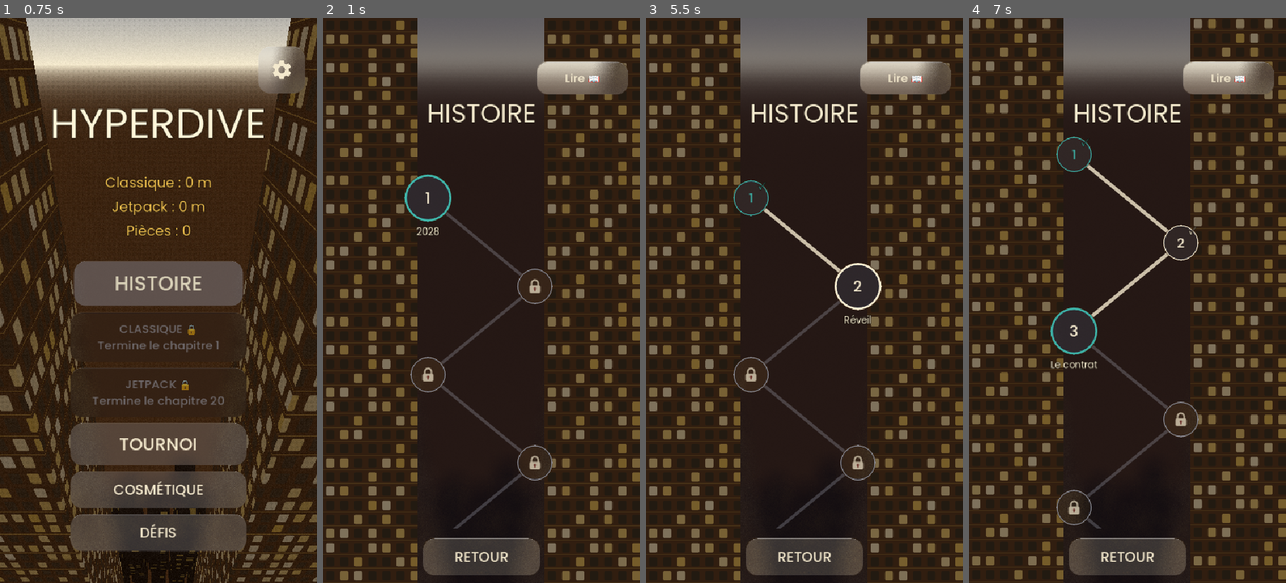
Above: before the commit, frames 1-4 (left to right).
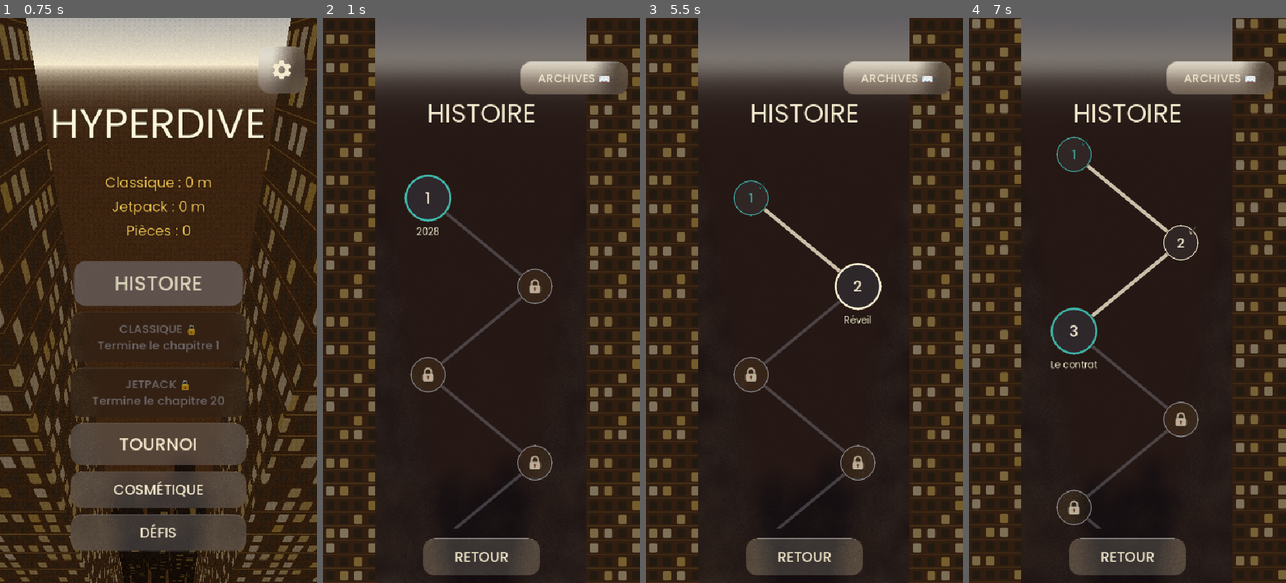
Above: after the commit, the same moments.

Repository: quvntvn/Hyperdive
Game: Godot game, scene res://scenes/ui/main_menu.tscn
Same seed, same stepped clock (60 frames per second), same inputs: the game is played once before the commit and once after it.
Inputs (mouse positions are in pixels of both pictures, inside the frame that each line leads up to):
- Up to frame 1 (0.75 s): tap Enter at 0.5 s; move the mouse to (228, 272) at 0.52 s; hold D (move_right) from 0.53 s (still down); tap 1 at 0.6 s; click (228, 272) at 0.67 s
- Up to frame 2 (1 s): keep holding D (move_right)
- Up to frame 3 (5.5 s): release D (move_right) at 1.25 s; click "Lire 📖" (after the commit: "ARCHIVES 📖") at 1.25 s; click "1" at 2 s; click (858, 289) at 2.77 s; click (750, 373) at 3.52 s; click (858, 464) at 4.27 s; click (750, 549) at 5.02 s
- Up to frame 4 (7 s): click "2" at 5.75 s; click "RETOUR" at 6.5 s

Frame 1 is identical in both runs. In frame 2, 12% of the frame differs, in the area x 16-100%, y 0-100%; in frame 3, 12%; in frame 4, 12%.

Commit message:
fix(story): carte — bouton "Archives", couloir central élargi (tours reculées ~3 fenêtres)
Bouton de galerie "Lire" renommé "ARCHIVES" (icône livre conservée).
Bords INTÉRIEURS des tours reculés de 72px (~3 fenêtres à cell_px=24) : le
couloir central s'élargit, le zig-zag et les nœuds ne touchent plus les
fenêtres. Bords extérieurs inchangés (toujours collés aux bords écran),
pleine hauteur conservée.

Co-Authored-By: Claude Opus 4.8 <noreply@anthropic.com>

Diff:
--- a/hyperdive/scenes/ui/campaign_screen.tscn
+++ b/hyperdive/scenes/ui/campaign_screen.tscn
@@ -28,22 +28,24 @@
 [node name="LeftTower" type="ColorRect" parent="Content"]
 anchor_right = 0.3
 anchor_bottom = 1.0
+offset_right = -72.0
 mouse_filter = 2
 
 [node name="RightTower" type="ColorRect" parent="Content"]
 anchor_left = 0.7
 anchor_right = 1.0
 anchor_bottom = 1.0
+offset_left = 72.0
 mouse_filter = 2
 
 [node name="GalleryButton" type="Button" parent="Content"]
 anchor_left = 1.0
 anchor_right = 1.0
-offset_left = -176.0
+offset_left = -204.0
 offset_top = 50.0
 offset_right = -20.0
 offset_bottom = 98.0
-text = "Lire 📖"
+text = "ARCHIVES 📖"
 theme_override_font_sizes/font_size = 20
 
 [node name="TitleLabel" type="Label" parent="Content"]
Not shown, changed: apk/Hyperdive.apk
Not shown, changed: apk/Hyperdive.apk.idsig
